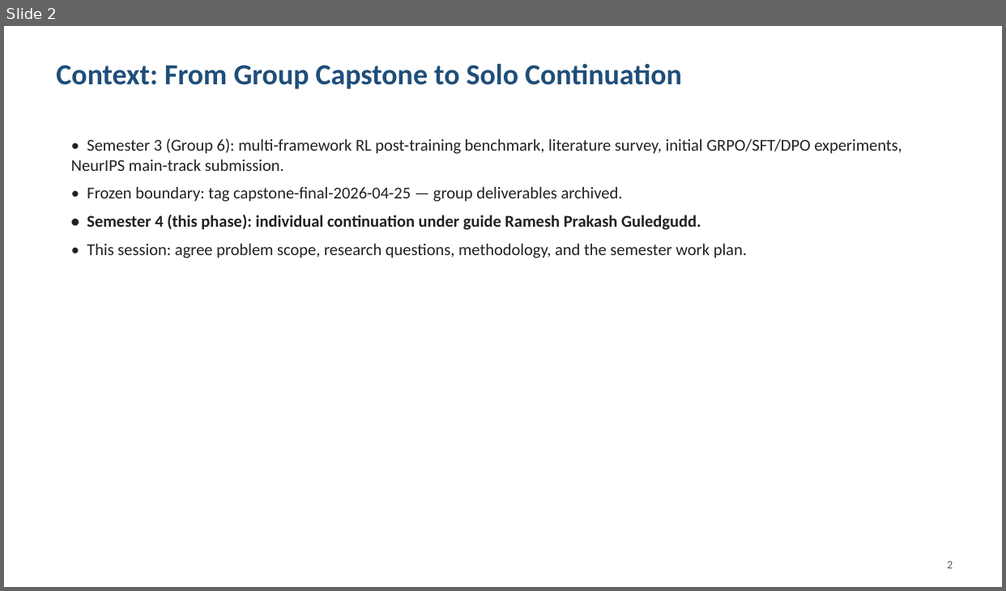
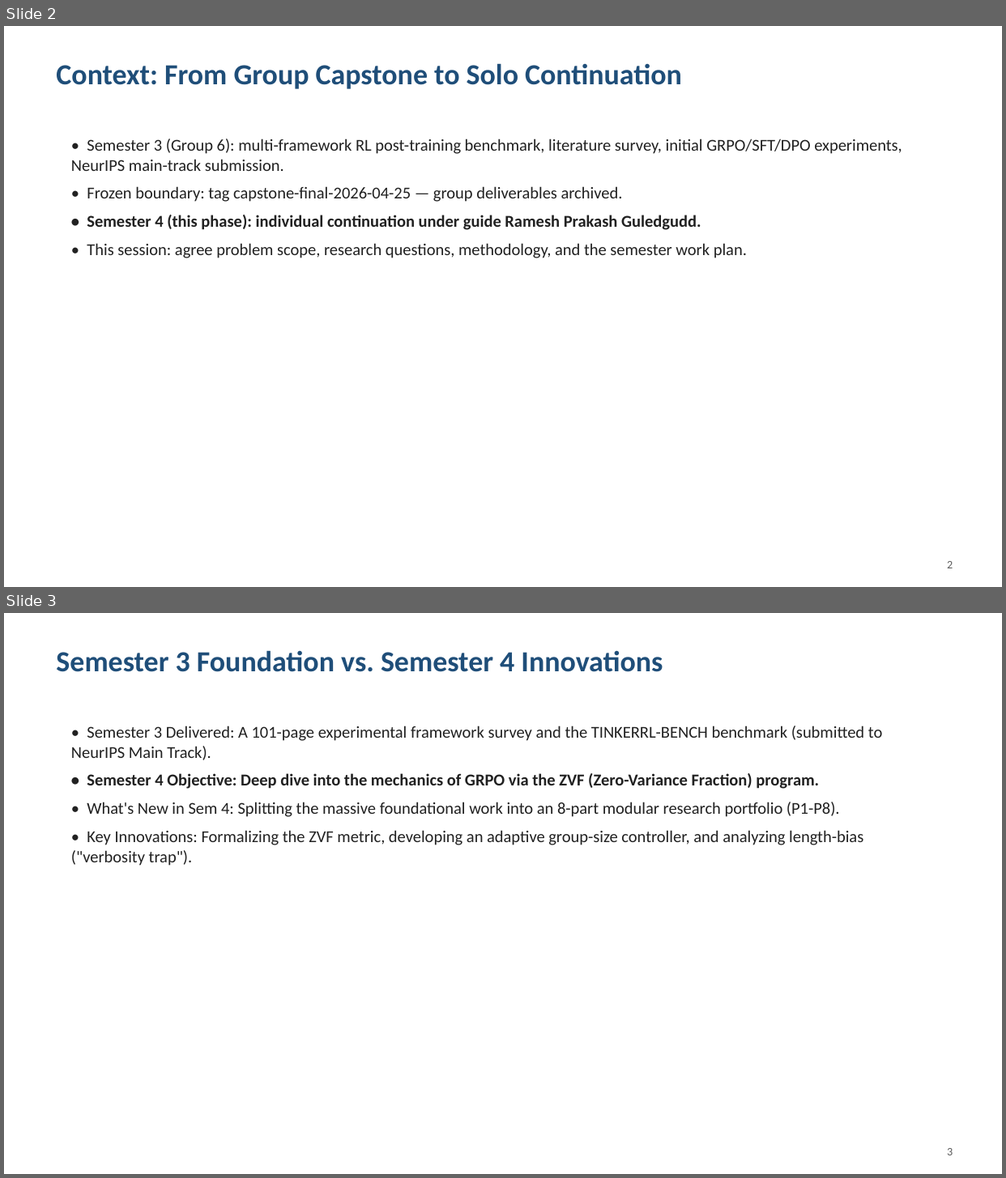
Before and after one commit to arvindcr4/tinker-rl-lab, a slide deck: outputs/PESU_MTech_Phase1_Session1_Review_ArvindCR.pptx. Shown one above the other, each under a label of ours: slide 2 before the commit, slides 2 and 3 after it. The pictures are 1006x591 and 1006x1178 pixels, drawn with LibreOffice and Linux fonts; fonts in the diff are those of the drawing. Boxes give left, top, right and bottom in pixels: in the first picture for what was removed or moved away, otherwise in the second. Text is boxed around its words. In the diff, an @@ line names an element or a change of style, - is before the commit and + after.

Commit message:
feat(deck): Session 1 review deck v2 — Sem3-vs-Sem4 scope slide + audited evidence-scale slide
Two additions to the Phase 1 First Review deck (now 13 slides):
- 'Semester 3 Foundation vs. Semester 4 Innovations' (slide 3): capstone
  boundary vs the solo ZVF program and the P1-P8 modular portfolio.
- 'Infrastructure & Evidence Scale (audited 12 Jul)' (slide 8): 983
  Tinker runs / 26 base models (0.6B-1T), Modal + Lightning AI + Colab
  evaluation fabric, 1,034 W&B runs across 17 projects, 49 HF artifact
  repos, and the run-level audit workbook - framed as why the
  de-confound pillars are feasible in one semester (Session-1 scope:
  capability evidence, not results claims).
Page numbers renumbered; deck regenerated from build_session1_deck.py.

```diff
--- a/outputs/PESU_MTech_Phase1_Session1_Review_ArvindCR.pptx
+++ b/outputs/PESU_MTech_Phase1_Session1_Review_ArvindCR.pptx
@@ slide 3 added at <box>4,613,1002,1174</box>, background #FFFFFF @@
@@ text added at <box>56,650,663,672</box>, 28 pt, text #1F4E79, bold @@
+Semester 3 Foundation vs. Semester 4 Innovations
@@ text added at <box>71,726,882,866</box>, 16 pt, text #212121 @@
+• Semester 3 Delivered: A 101-page experimental framework survey and the TINKERRL-BENCH benchmark (submitted to NeurIPS Main Track).
+• Semester 4 Objective: Deep dive into the mechanics of GRPO via the ZVF (Zero-Variance Fraction) program.
+• What's New in Sem 4: Splitting the massive foundational work into an 8-part modular research portfolio (P1-P8).
+• Key Innovations: Formalizing the ZVF metric, developing an adaptive group-size controller, and analyzing length-bias ("verbosity trap").
@@ text added at <box>947,1148,953,1156</box>, 11 pt, text #5A5A5A @@
+3
```
Also in this commit, not shown: 7 slides changed, 2 other slides added, 1 other file.
